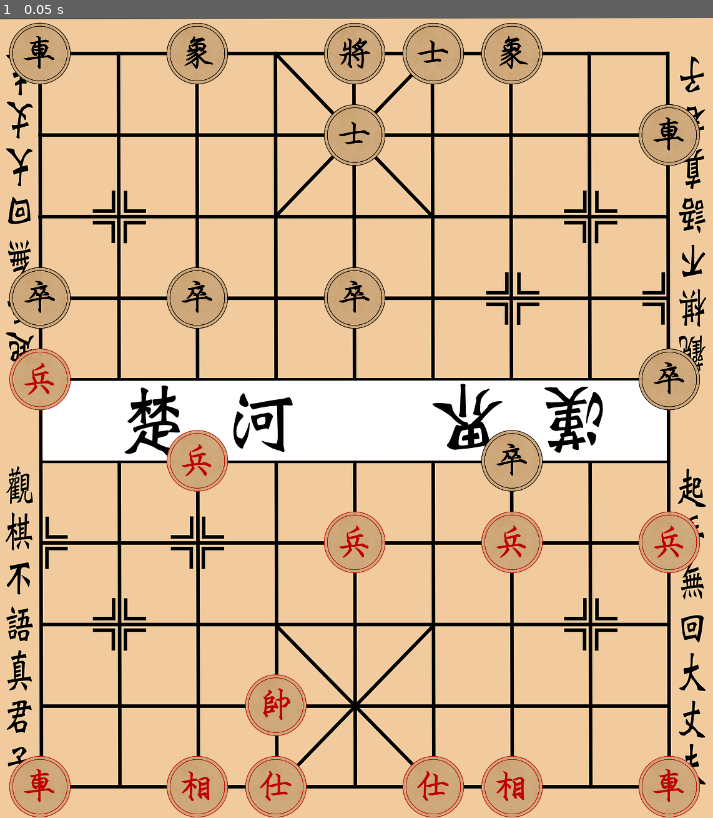
Above: before the commit, frame 1.
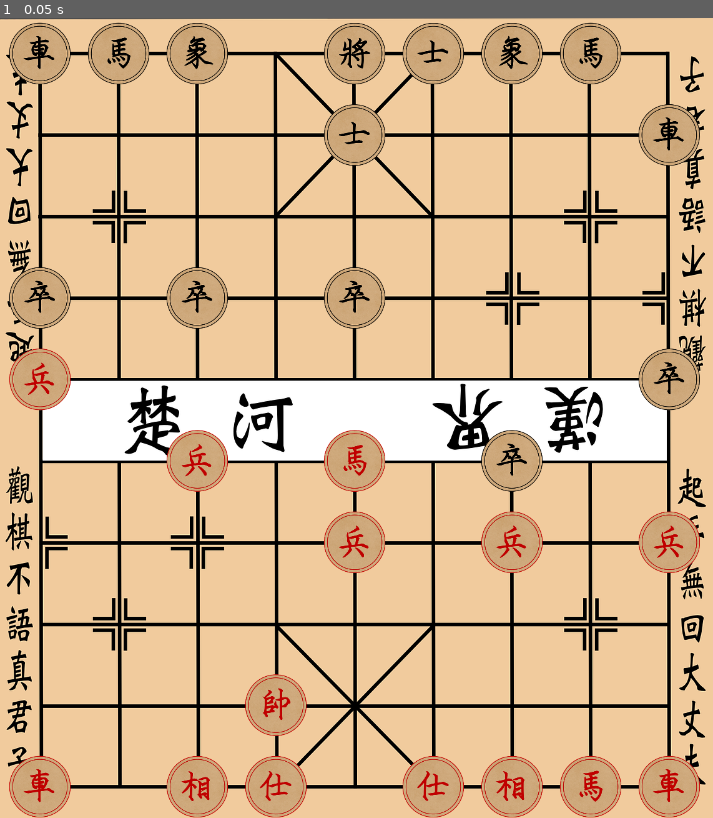
Above: after the commit, the same moment.

Repository: zzhouj/chinese-chess
Game: Godot game, scene res://scenes/checker_board.tscn
Two runs of this game, one before a commit and one after it. Both use one fixed random seed, a clock stepped at 60 frames per second and the inputs below.
Inputs:
- Up to frame 1 (0.05 s): no input

The runs differ from the first frame. In frame 1, 2.1% of the frame differs, in the area x 12-88%, y 0-100%.

Commit message:
added knight piece

Diff:
--- a/scripts/checker_board.gd
+++ b/scripts/checker_board.gd
@@ -16,6 +16,8 @@
 	"Af0",
 	"Ec0",
 	"Eg0",
+	"Ne4",
+	"Nh0",
 	"Ra0",
 	"Ri0",
 	"Pa5",
@@ -31,6 +33,8 @@
 	"Af9",
 	"Ec9",
 	"Eg9",
+	"Nb9",
+	"Nh9",
 	"Ra9",
 	"Ri8",
 	"Pa6",
--- /dev/null
+++ b/scripts/knight_piece.gd
@@ -0,0 +1,37 @@
+class_name KnightPiece
+extends Piece
+
+func get_boundary_box() -> Vector4i:
+	return Vector4i(0, 0, 8, 9)
+
+func get_move_directions() -> Array[Vector2i]:
+	return [
+		Vector2i.UP, Vector2i.UP + Vector2i.LEFT,
+		Vector2i.UP, Vector2i.UP + Vector2i.RIGHT,
+		Vector2i.DOWN, Vector2i.DOWN + Vector2i.LEFT,
+		Vector2i.DOWN, Vector2i.DOWN + Vector2i.RIGHT,
+		Vector2i.LEFT, Vector2i.LEFT + Vector2i.UP,
+		Vector2i.LEFT, Vector2i.LEFT + Vector2i.DOWN,
+		Vector2i.RIGHT, Vector2i.RIGHT + Vector2i.UP,
+		Vector2i.RIGHT, Vector2i.RIGHT + Vector2i.DOWN,
+	]
+
+func check_movable_coordinate(_board: Array[Array], coordinate: Vector2i) -> bool:
+	return coordinate.distance_squared_to(self.coordinate) > 2
+
+func search_movable_coordinates(board: Array[Array]) -> Array[Vector2i]:
+	var coordinates: Array[Vector2i] = []
+	var directions: Array[Vector2i] = get_move_directions()
+	for i: int in directions.size() / 2:
+		var coordinate: Vector2i = self.coordinate
+		for direction: Vector2i in [directions[i * 2], directions[i * 2 + 1]]:
+			coordinate += direction
+			if not check_boundary_box(coordinate, get_boundary_box()):
+				break
+			var piece = board[coordinate.x][coordinate.y]
+			if piece == null or color != piece.color:
+				if check_movable_coordinate(board, coordinate):
+					coordinates.append(coordinate)
+			if piece != null:
+				break
+	return coordinates
--- a/scripts/piece.gd
+++ b/scripts/piece.gd
@@ -6,7 +6,7 @@
 
 const _SYMBOL: Array[String] = ["K", "A", "E", "N", "R", "C", "P"]
 const _RED_NAME: Array[String] = ["帅", "仕", "相", "马", "车", "炮", "兵"]
-const _BLACK_NAME: Array[String] = ["将", "士", "象", "马", "车", "炮", "卒"]
+const _BLACK_NAME: Array[String] = ["将", "士", "象", "马", "车", "砲", "卒"]
 
 @export var color: COLOR
 @export var type: TYPE
--- a/scripts/piece_factory.gd
+++ b/scripts/piece_factory.gd
@@ -37,7 +37,7 @@
 	"K": preload("res://scripts/king_piece.gd"),
 	"A": preload("res://scripts/advisor_piece.gd"),
 	"E": preload("res://scripts/elephant_piece.gd"),
-	"N": null,
+	"N": preload("res://scripts/knight_piece.gd"),
 	"R": preload("res://scripts/rook_piece.gd"),
 	"C": null,
 	"P": preload("res://scripts/pawn_piece.gd"),
Not shown, added: scripts/knight_piece.gd.uid
